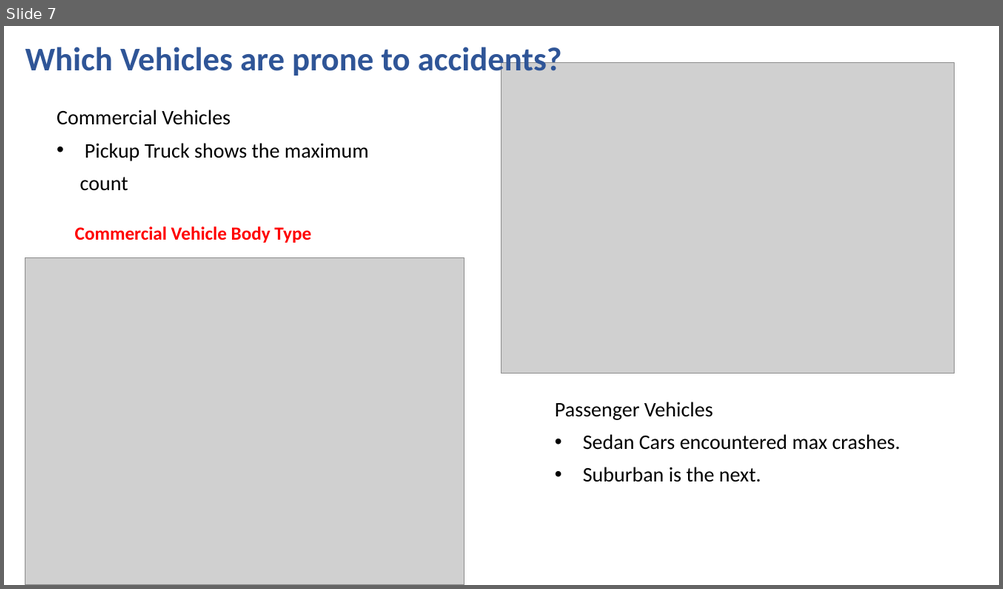
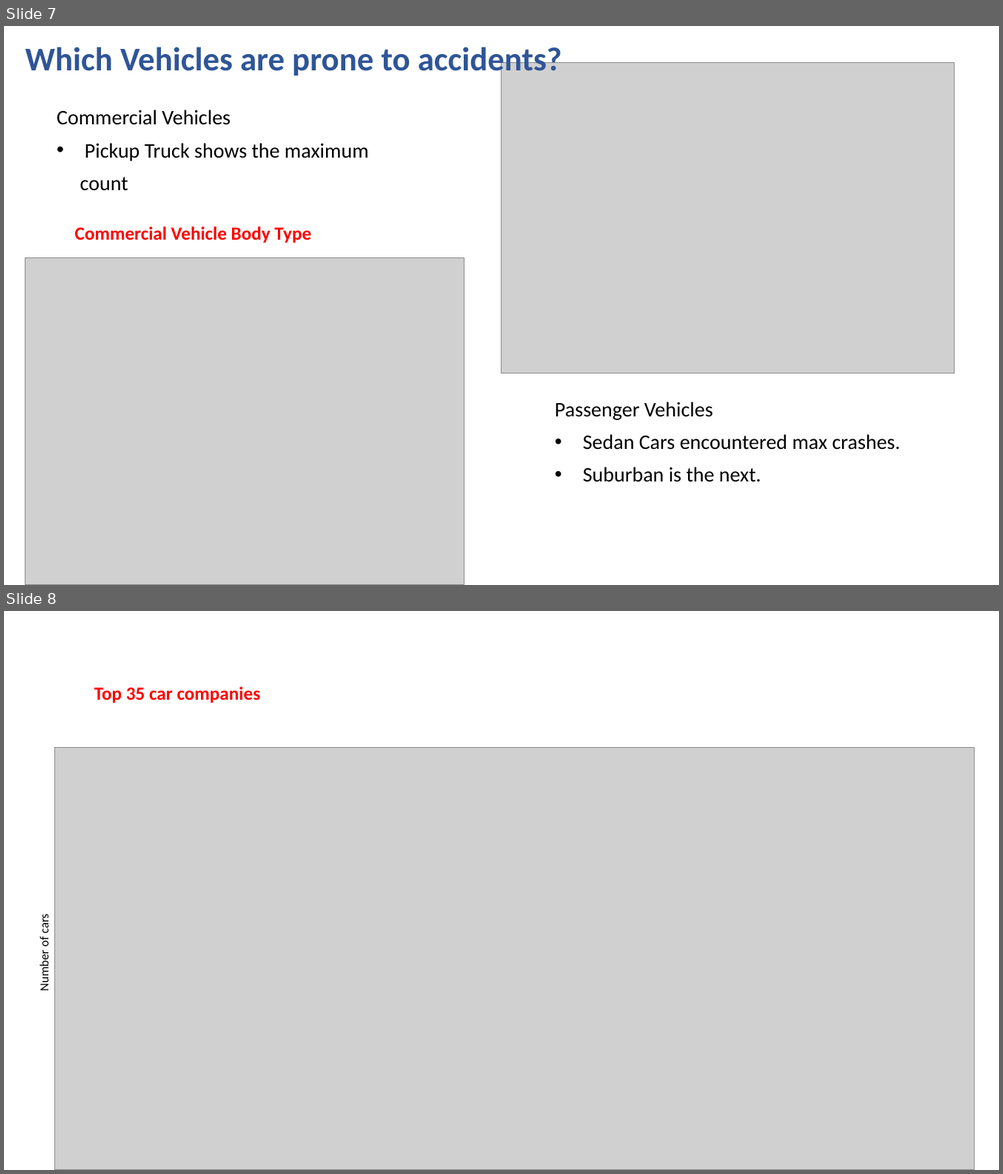
Before and after one commit to Niharika17S/Rutgers-project1, a slide deck: Analysis of Motor Vehicle Crashes.pptx. Shown one above the other, each under a label of ours: slide 7 before the commit, slides 7 and 8 after it. The pictures are 1003x589 and 1003x1174 pixels, drawn with LibreOffice and Linux fonts; fonts in the diff are those of the drawing; grey boxes stand for pictures. Boxes give left, top, right and bottom in pixels: in the first picture for what was removed or moved away, otherwise in the second. Text is boxed around its words. In the diff, an @@ line names an element or a change of style, - is before the commit and + after.

```diff
--- a/Analysis of Motor Vehicle Crashes.pptx
+++ b/Analysis of Motor Vehicle Crashes.pptx
@@ slide 8 added at [4, 611, 999, 1170], background #FFFFFF @@
@@ text added at [94, 686, 261, 703], 18 pt, text #FF0000, bold @@
+Top 35 car companies
@@ picture added at [55, 748, 974, 1170] @@
@@ text added at [37, 916, 51, 991], 12 pt, text #000000 @@
+Number of cars
```
Also in this commit, not shown: 1 slide changed, 4 other slides added.
